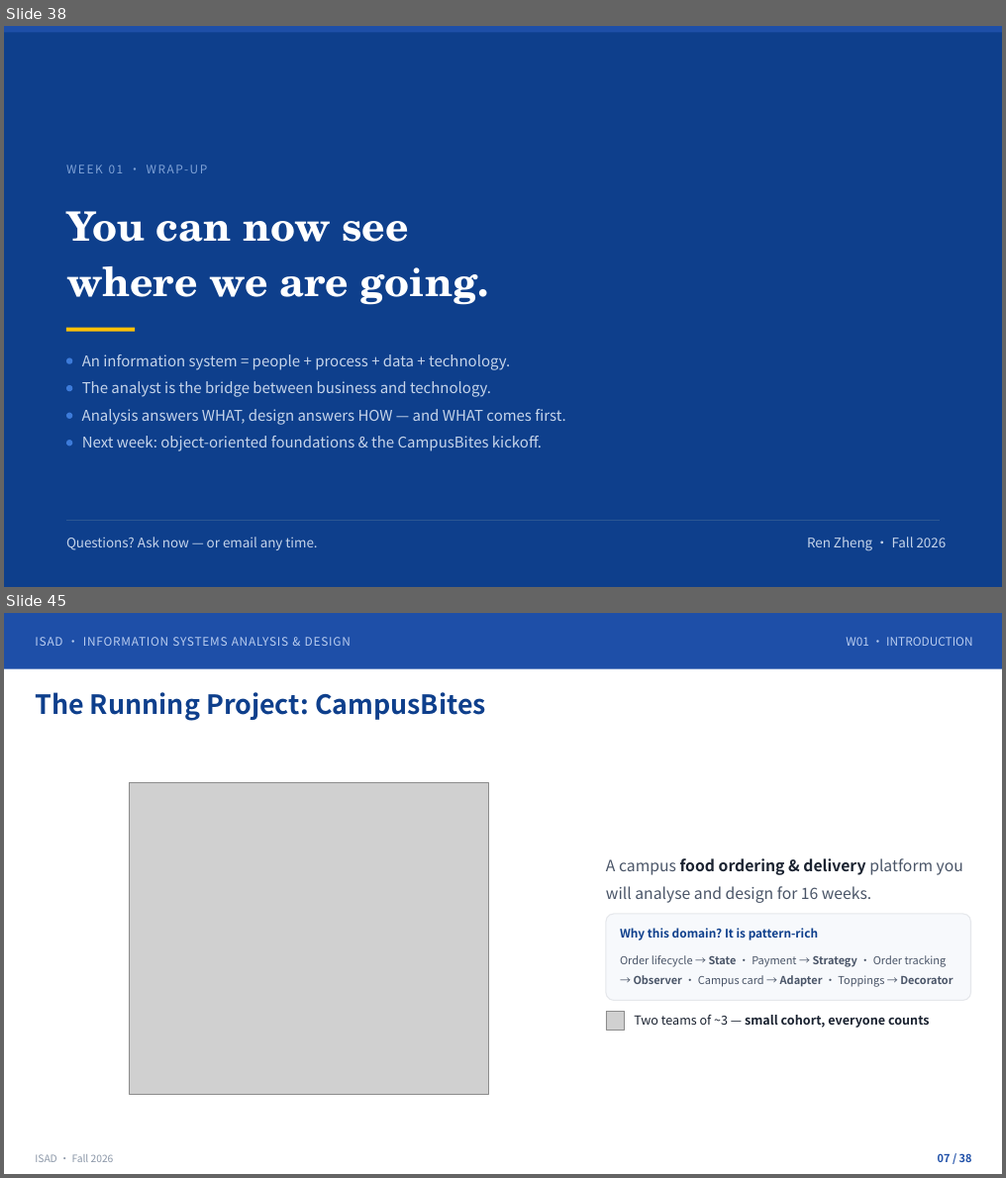
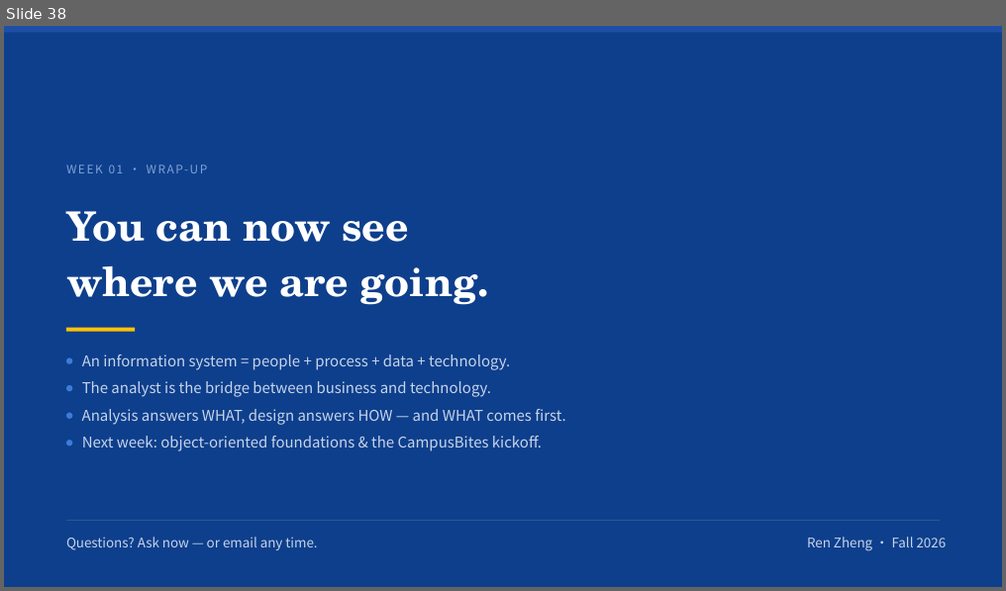
Before and after one commit to klausren/isad-course, a slide deck: 01-slides/W01-Introduction-Systems-Analysts-and-OOAD.pptx. Shown one above the other, each under a label of ours: slides 38 and 45 before the commit, slide 38 after it; the slides between them are not shown. The pictures are 1006x1178 and 1006x591 pixels, drawn with LibreOffice and Linux fonts; fonts in the diff are those of the drawing; grey boxes stand for pictures. Boxes give left, top, right and bottom in pixels: in the first picture for what was removed or moved away, otherwise in the second. Text is boxed around its words. In the diff, an @@ line names an element or a change of style, - is before the commit and + after.

```diff
--- a/01-slides/W01-Introduction-Systems-Analysts-and-OOAD.pptx
+++ b/01-slides/W01-Introduction-Systems-Analysts-and-OOAD.pptx
@@ slide 45 removed at (4, 613, 1002, 1174), background #FFFFFF @@
@@ rectangle removed at (4, 613, 1002, 669) @@
@@ text removed at (35, 637, 350, 646) @@
-ISAD · INFORMATION SYSTEMS ANALYSIS & DESIGN
@@ text removed at (846, 637, 972, 646) @@
-W01 · INTRODUCTION
@@ text removed at (35, 692, 486, 721) @@
-The Running Project: CampusBites
@@ picture removed at (130, 783, 488, 1095) @@
@@ text removed at (606, 859, 963, 903) @@
-A campus food ordering & delivery platform you will analyse and design for 16 weeks.
@@ rounded rectangle removed at (606, 914, 971, 1001) @@
@@ text removed at (620, 928, 818, 941) @@
-Why this domain? It is pattern-rich
@@ text removed at (620, 956, 952, 987) @@
-Order lifecycle → State · Payment → Strategy · Order tracking → Observer · Campus card → Adapter · Toppings → Decorator
@@ picture removed at (606, 1011, 625, 1030) @@
@@ text removed at (634, 1015, 930, 1028) @@
-Two teams of ~3 — small cohort, everyone counts
@@ text removed at (35, 1155, 114, 1162) @@
-ISAD · Fall 2026
@@ text removed at (938, 1154, 972, 1162) @@
-07 / 38
```
Also in this commit, not shown: 37 other slides removed, 17 other files.
